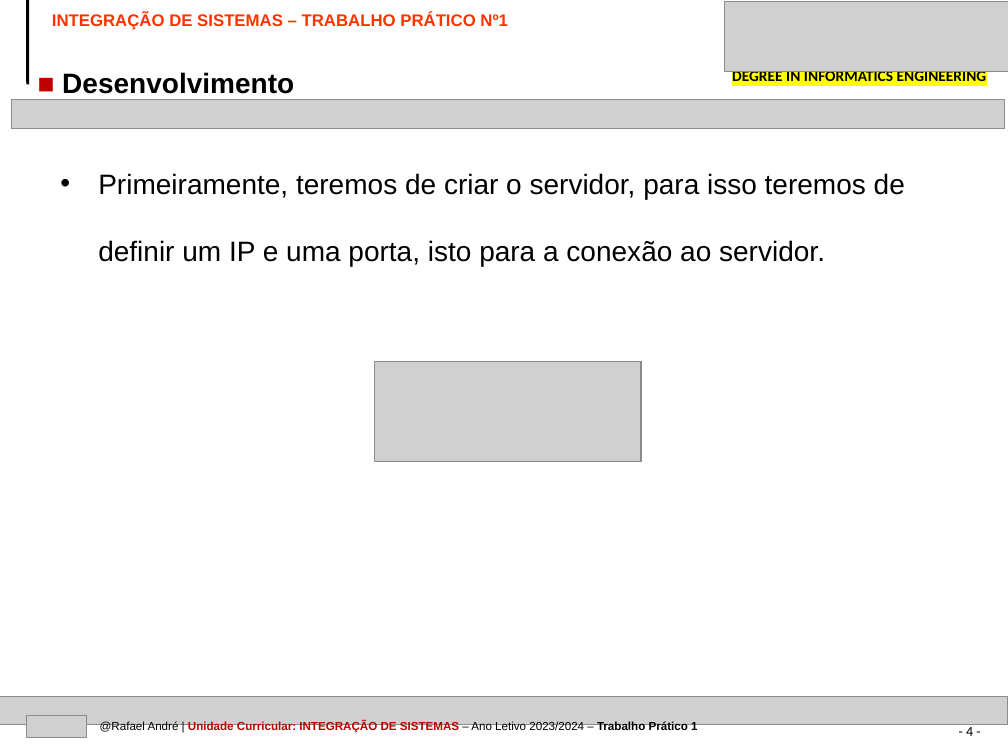
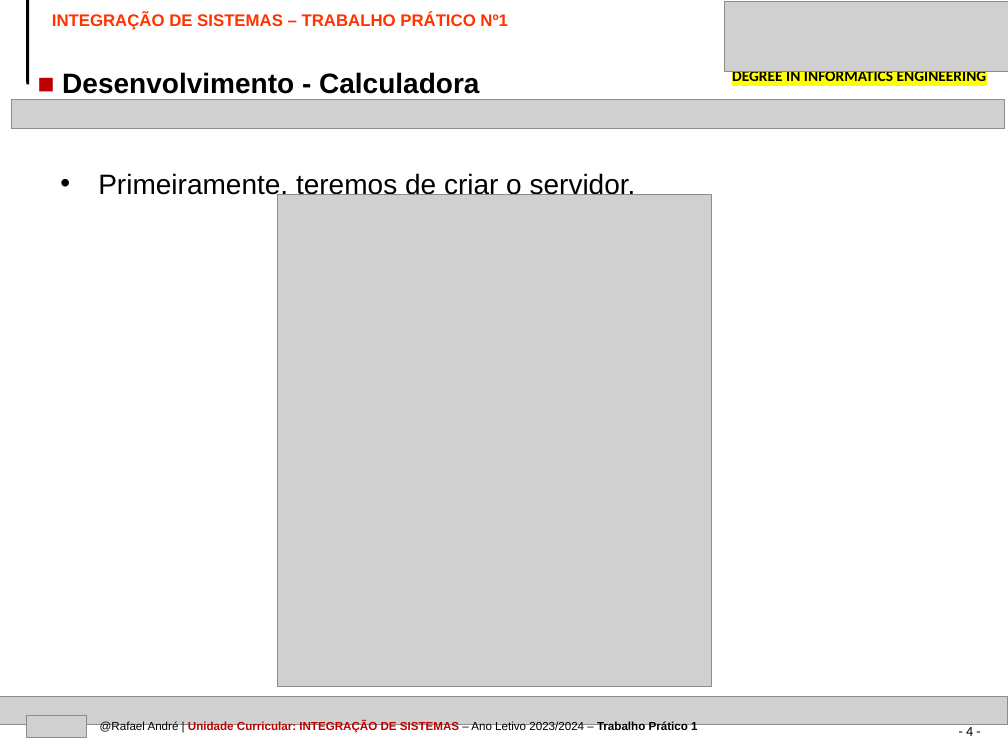
Before and after one commit to kromenz/Socket_Chat, a slide deck: slide 4 of IPVC-EI-TEMPLATE-PPT-IS-TRABALHO1.pptx. Drawn at 1008x756 pixels with LibreOffice and Linux fonts; fonts in the diff are those of the drawing; grey boxes stand for pictures. Boxes give left, top, right and bottom in pixels: in the first picture for what was removed or moved away, otherwise in the second. Text is boxed around its words. In the diff, an @@ line names an element or a change of style, - is before the commit and + after.

```diff
--- a/IPVC-EI-TEMPLATE-PPT-IS-TRABALHO1.pptx
+++ b/IPVC-EI-TEMPLATE-PPT-IS-TRABALHO1.pptx
@@ text at [62,72,479,94]: text changed @@
-■ Desenvolvimento
+■ Desenvolvimento - Calculadora
@@ text at [98,173,636,199]: text changed @@
-• Primeiramente, teremos de criar o servidor, para isso teremos de definir um IP e uma porta, isto para a conexão ao servidor.
+• Primeiramente, teremos de criar o servidor.
@@ picture added at [277,195,712,686] @@
@@ picture removed at [375,362,641,461] @@
```
Also in this commit, not shown: 12 other slides changed, 3 slides added, 4 other files.
